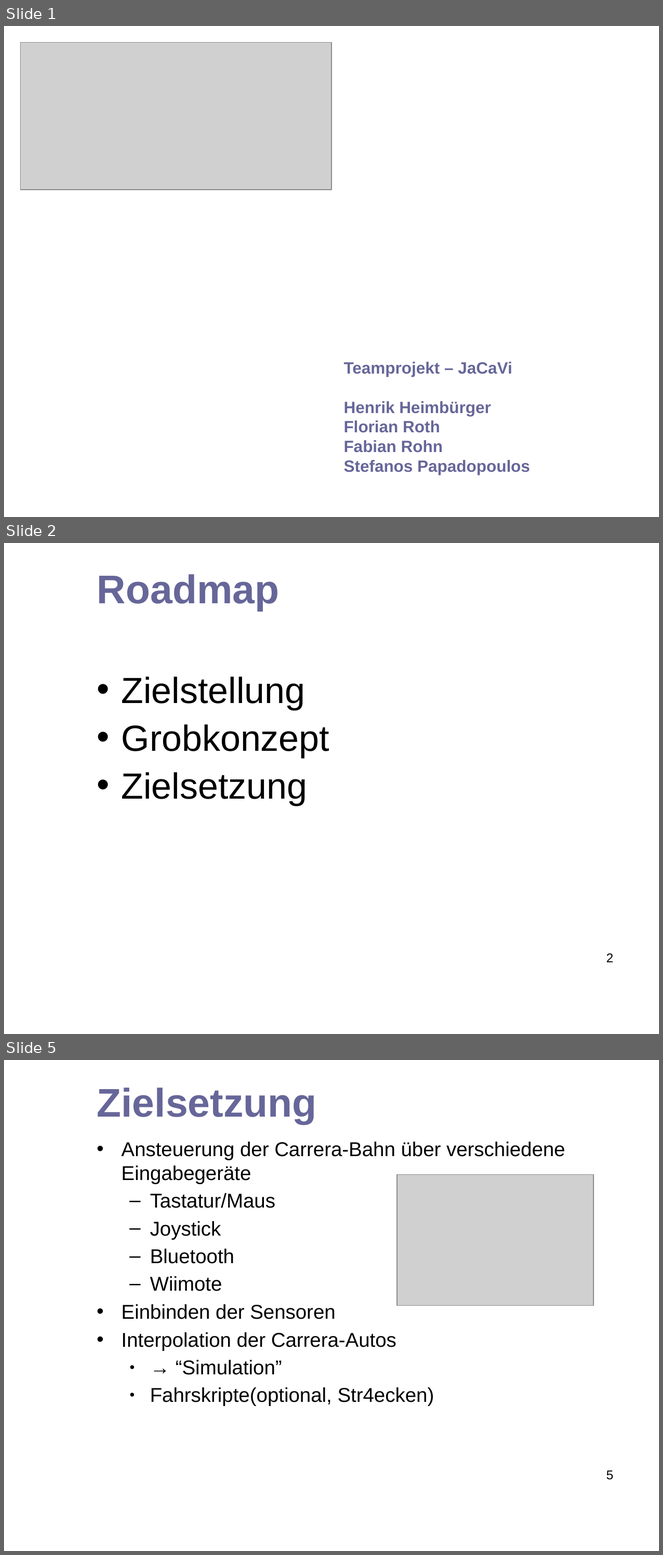
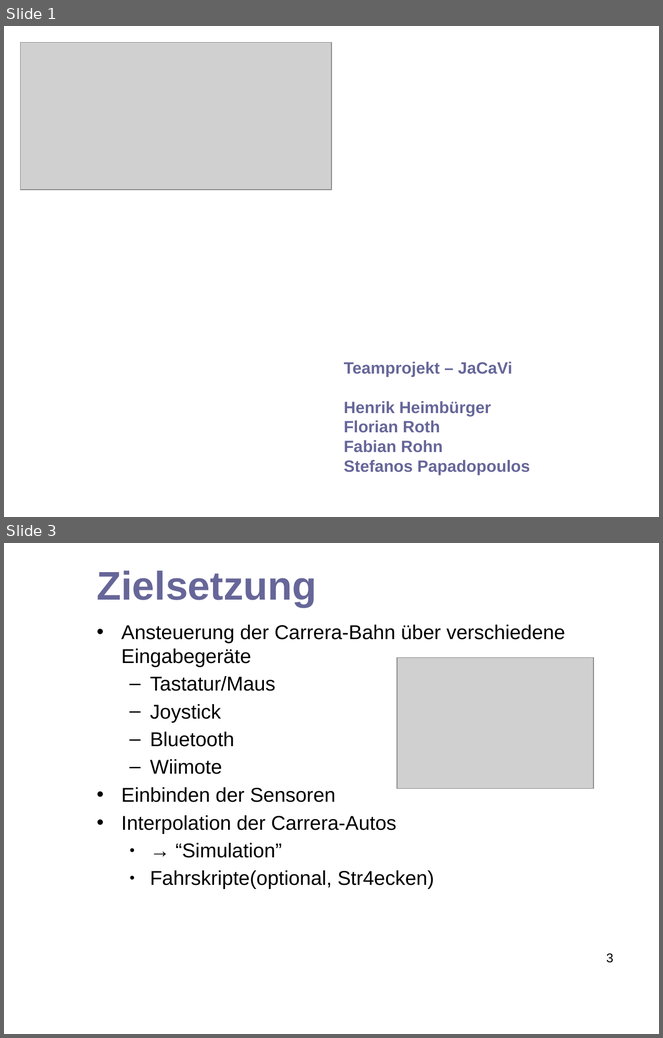
Before and after one commit to hheimbuerger/jacavi, a slide deck: docs/presentation documents/Abschlusspräsentation_JaCaVi.odp. Shown one above the other, each under a label of ours: slides 1, 2 and 5 before the commit, slides 1 and 3 after it; the slides between them are not shown. The pictures are 663x1555 and 663x1038 pixels, drawn with LibreOffice and Linux fonts; fonts in the diff are those of the drawing; grey boxes stand for pictures; background and template pictures are left out. Boxes give left, top, right and bottom in pixels: in the first picture for what was removed or moved away, otherwise in the second. Text is boxed around its words. In the diff, an @@ line names an element or a change of style, - is before the commit and + after.

```diff
--- a/docs/presentation documents/Abschlusspräsentation_JaCaVi.odp
+++ b/docs/presentation documents/Abschlusspräsentation_JaCaVi.odp
@@ slide 2 removed at bbox=[4, 543, 659, 1034], background picture (left out) @@
@@ title removed at bbox=[97, 574, 280, 611] @@
-Roadmap
@@ text removed at bbox=[122, 677, 330, 806] @@
-• Zielstellung
-• Grobkonzept
-• Zielsetzung
@@ page number removed at bbox=[607, 954, 614, 963] @@
-2
@@ what was slide 5 is now slide 3 @@
@@ page number at bbox=[607, 954, 614, 963]: text changed @@
-5
+3
```
Also in this commit, not shown: 4 slides added, 2 other slides removed.
